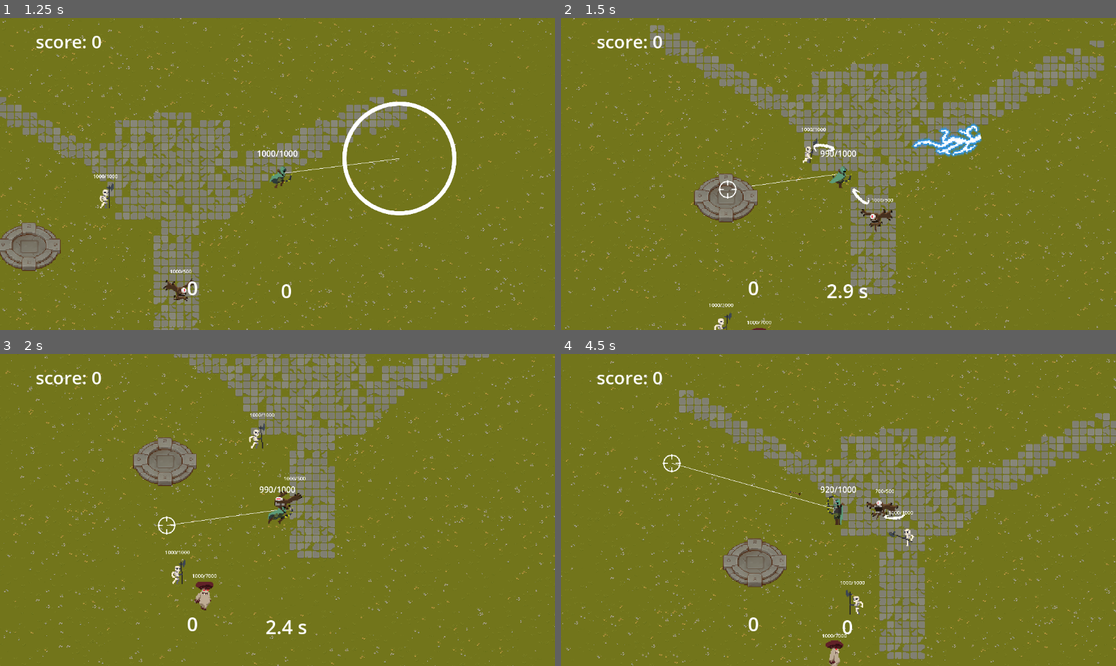
Above: before the commit, frames 1-4 (two rows, left to right).
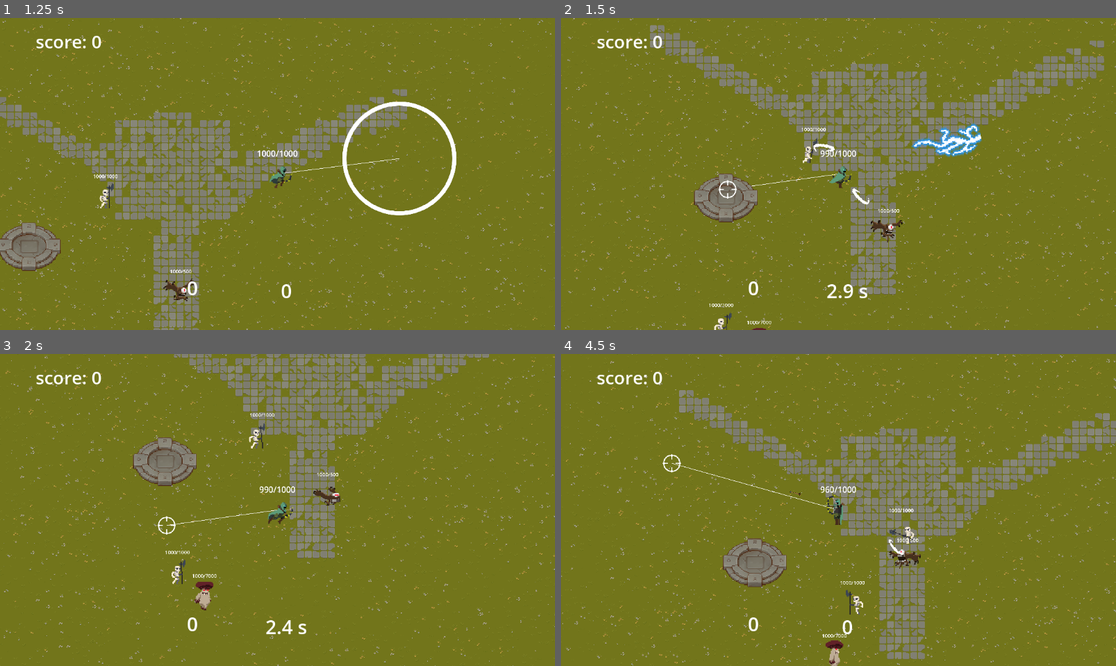
Above: after the commit, the same moments.

Repository: tortoise501/DNS-game
Game: Godot game, scene res://scenes/world.tscn
Same seed, same stepped clock (60 frames per second), same inputs: the game is played once before the commit and once after it.
Inputs (mouse positions are in pixels of both pictures, inside the frame that each line leads up to):
- Up to frame 1 (1.25 s): move the mouse to (399, 158) at 0.52 s; hold Right (ui_right) from 0.53 s (still down); tap 1 (ability_1) at 0.6 s
- Up to frame 2 (1.5 s): move the mouse to (727, 189) at 1.27 s; release Right (ui_right) at 1.28 s; hold Down (ui_down) from 1.28 s (still down); tap 2 (ability_2) at 1.35 s
- Up to frame 3 (2 s): keep holding Down (ui_down)
- Up to frame 4 (4.5 s): move the mouse to (894, 441) at 2.02 s; release Down (ui_down) at 2.03 s; hold Right (ui_right) 2.03-2.78 s; click (894, 441) at 2.1 s; move the mouse to (810, 572) at 2.77 s; hold Up (ui_up) 2.78-3.53 s; tap 1 (ability_1) at 2.85 s; move the mouse to (1005, 556) at 3.52 s; hold Left (ui_left) from 3.53 s (still down); tap 2 (ability_2) at 3.6 s; move the mouse to (672, 463) at 4.27 s; click (672, 463) at 4.35 s

Frame 1 is identical in both runs. In frame 2, 0.3% of the frame differs, in the area x 53-62%, y 57-72%; in frame 3, 0.3%; in frame 4, 0.6%, in the area x 47-65%, y 42-69%.

Commit message:
stop enemies if within attack range

Diff:
--- a/prefabs/Enemy/enemy.gd
+++ b/prefabs/Enemy/enemy.gd
@@ -2,6 +2,7 @@
 
 @export var movement_speed: float = 100.0
 var movement_target_position: Vector2 = Vector2.ZERO
+@onready var player: Node2D
 
 @export var maxHP := 1000
 var currentHP = maxHP
@@ -9,6 +10,7 @@
 
 @onready var attack_pref = preload("res://prefabs/enemy_attack/attack.tscn")
 @export var attack_distance := 75
+var attack_distance_max_diff = 20
 @export var attack_damage := 10
 @export var attack_time := 500 #in msec
 var last_attack_time = 0
@@ -42,16 +44,18 @@
 	navigation_agent.target_position = movement_target
 
 func _physics_process(delta):
+	if !player:
+		player = get_parent().player
+
 	if !active:
 		return
-	if navigation_agent.is_navigation_finished():
-		return
+	if !navigation_agent.is_navigation_finished() && (player.global_position - global_position).length() > attack_distance - attack_distance_max_diff:
+		var current_agent_position: Vector2 = global_position
+		var next_path_position: Vector2 = navigation_agent.get_next_path_position()
 
-	var current_agent_position: Vector2 = global_position
-	var next_path_position: Vector2 = navigation_agent.get_next_path_position()
-
-	velocity = current_agent_position.direction_to(next_path_position) * movement_speed
-
+		velocity = current_agent_position.direction_to(next_path_position) * movement_speed
+	else:
+		velocity = Vector2.ZERO
 	if velocity.x >= 0:
 		animation_handler.flip_h = false
 	else:
@@ -59,7 +63,7 @@
 
 
 	move_and_slide()
-	set_movement_target(get_parent().player.global_position)
+	set_movement_target(player.global_position)
 
 func _process(delta: float) -> void:
 	if !active:
--- a/prefabs/Enemy/enemy_mushroom.tscn
+++ b/prefabs/Enemy/enemy_mushroom.tscn
@@ -190,7 +190,7 @@
 movement_speed = 50.0
 maxHP = 7000
 attack_damage = 150
-attack_time = 100
+attack_time = 1000
 
 [node name="AnimatedSprite2D" parent="." index="1"]
 position = Vector2(0, -27.795)
